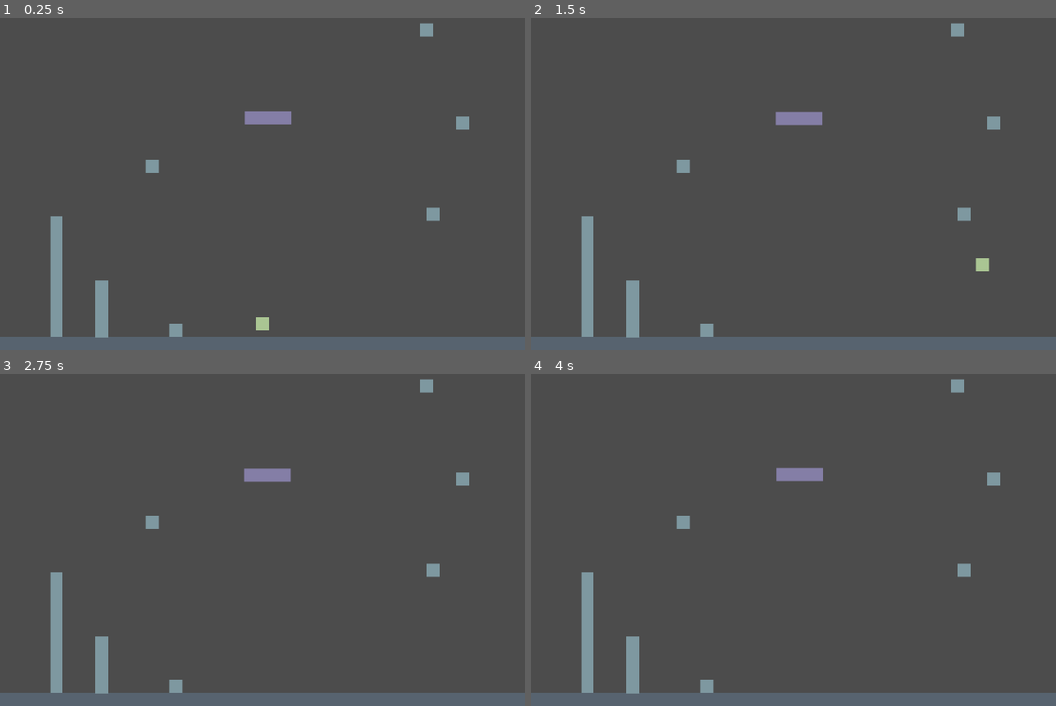
Above: before the commit, frames 1-4 (two rows, left to right).
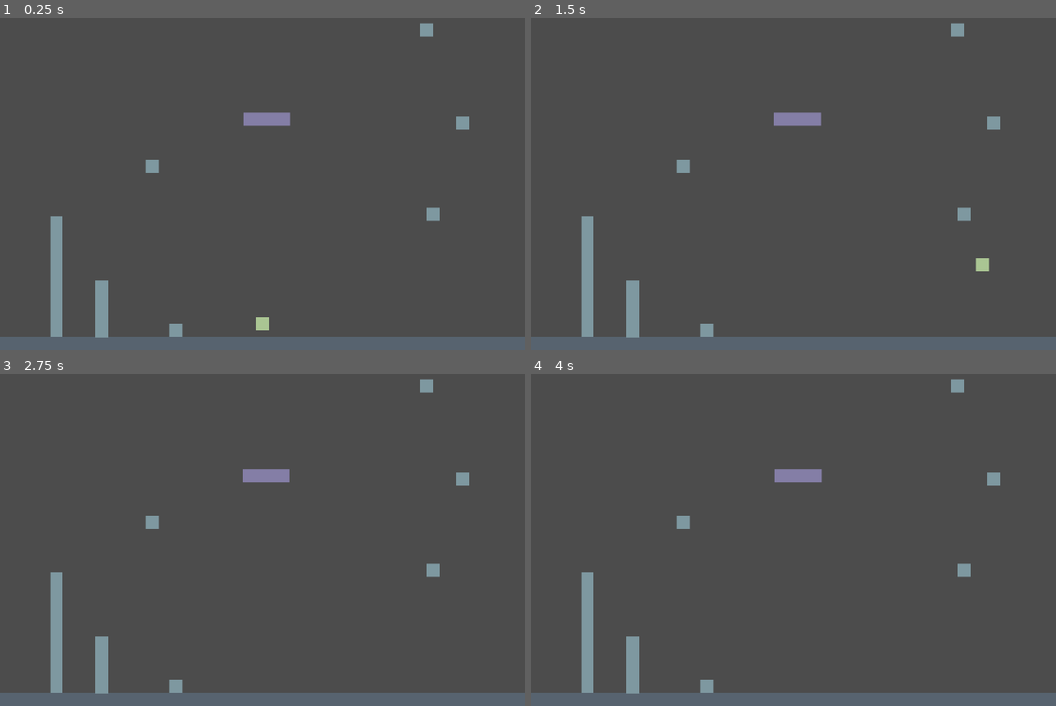
Above: after the commit, the same moments.

Repository: lost-in-thoughts/qash
Game: Godot game, scene res://World.tscn
Two runs of this game, one before a commit and one after it. Both use one fixed random seed, a clock stepped at 60 frames per second and the inputs below.
Inputs:
- Up to frame 1 (0.25 s): no input
- Up to frame 2 (1.5 s): tap Enter at 0.5 s; hold Right (ui_right) from 0.53 s (still down); tap Space (jump) at 0.77 s
- Up to frame 3 (2.75 s): tap Space (jump) at 1.52, 2 s; release Right (ui_right) at 2.03 s; hold Left (ui_left) from 2.03 s (still down)
- Up to frame 4 (4 s): tap Enter at 2.75 s; release Left (ui_left) at 2.78 s; hold Right (ui_right) from 2.78 s (still down); tap Space (jump) at 3.02, 3.5, 3.77 s

The runs differ from the first frame. In frame 1, 0.1% of the frame differs, in the area x 46-56%, y 28-33%; in frame 2, 0.1%; in frame 3, less than 0.1%; in frame 4, 0.1%.

Commit message:
fix bad moving plaform

Diff:
--- a/World.tscn
+++ b/World.tscn
@@ -69,7 +69,7 @@
 scale = Vector2( -0.936243, 9.21349 )
 
 [node name="MovingPlatform2" parent="Map" instance=ExtResource( 3 )]
-position = Vector2( 408.094, 646.387 )
+position = Vector2( 405.849, 647.51 )
 scale = Vector2( 3.56, 1 )
 speedX = 2.0
 scaleX = 35.0
